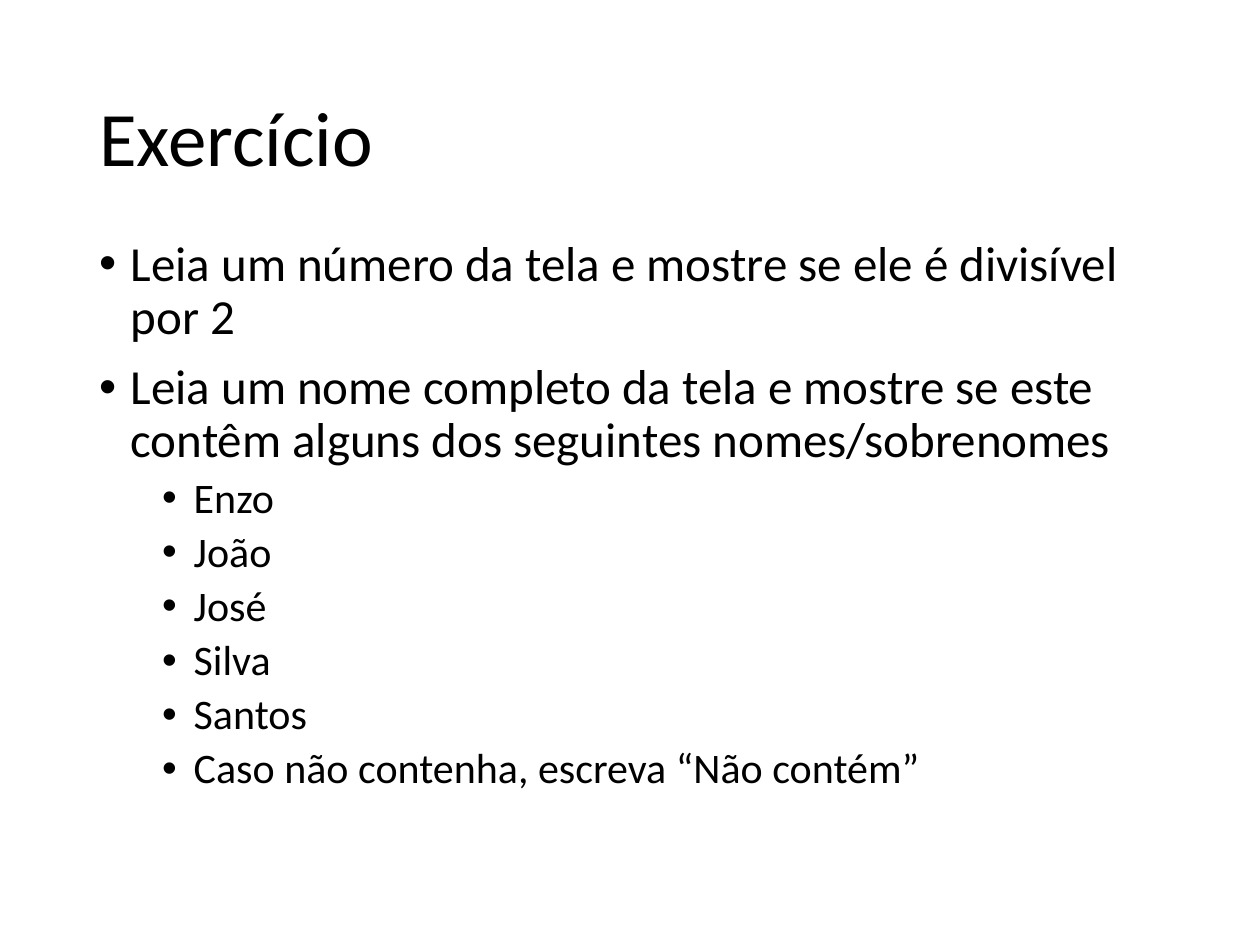
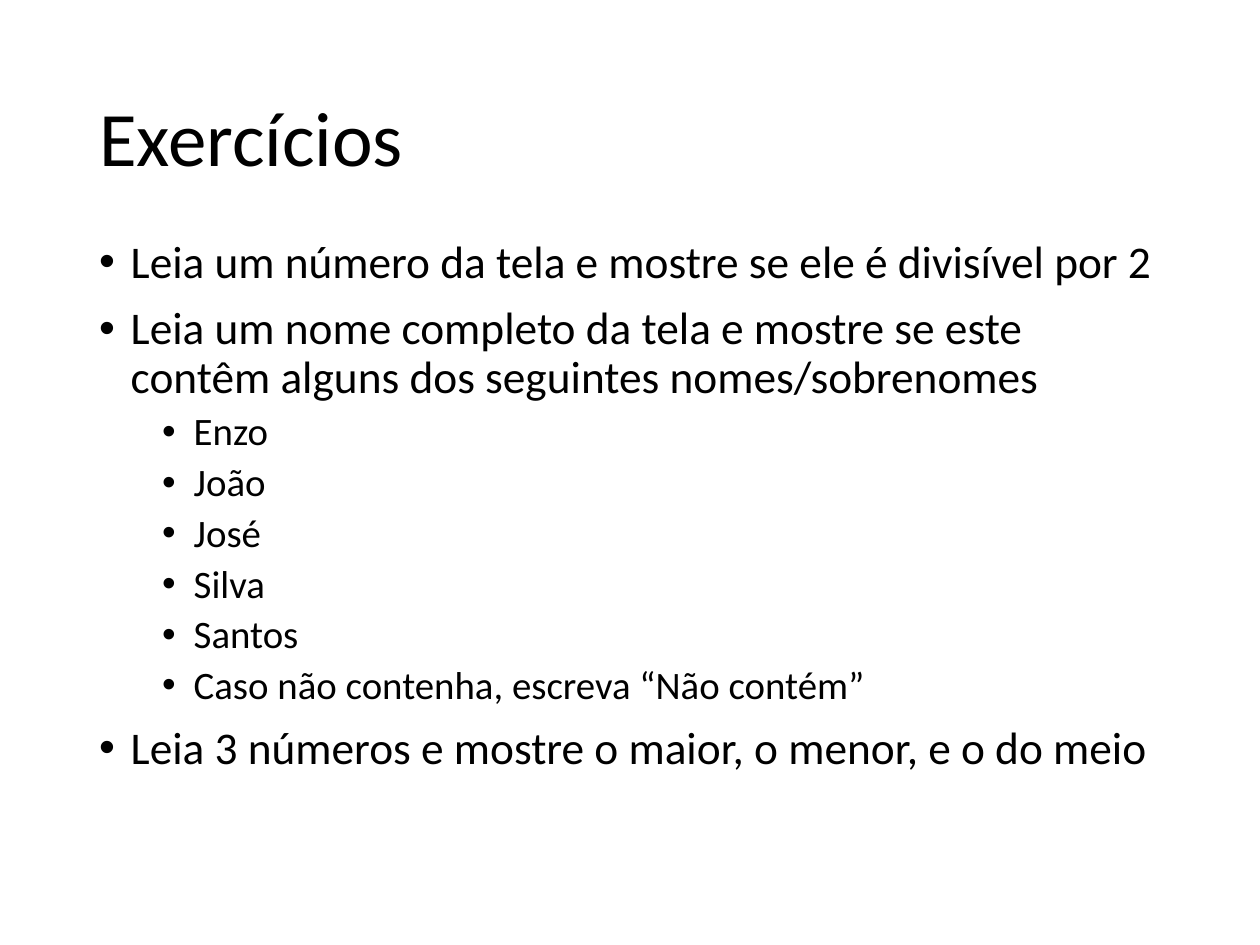
Before and after one commit to fernandoFernandeSantos/minicurso_python_2019, a slide deck: slide 50 of aula.pptx. Drawn at 1260x945 pixels with LibreOffice and Linux fonts; fonts in the diff are those of the drawing. Boxes give left, top, right and bottom in pixels: in the first picture for what was removed or moved away, otherwise in the second. Text is boxed around its words. In the diff, an @@ line names an element or a change of style, - is before the commit and + after.

Commit message:
quase completo

```diff
--- a/aula.pptx
+++ b/aula.pptx
@@ title at box(99, 113, 403, 167): text changed @@
-Exercício
+Exercícios
@@ text at box(131, 246, 1151, 704): size 28 to 25.9 pt in "Leia um número da tela e mostre ...", "Leia um nome completo da tela e ..."; size 24 to 22.2 pt in "Enzo", "João", "José", "Silva" and 2 more places @@
@@ text at box(131, 732, 1146, 770): paragraph added @@
+• Leia 3 números e mostre o maior, o menor, e o do meio
```
Also in this commit, not shown: 14 other slides changed, 11 slides added, 2 slides removed, 1 other file.
